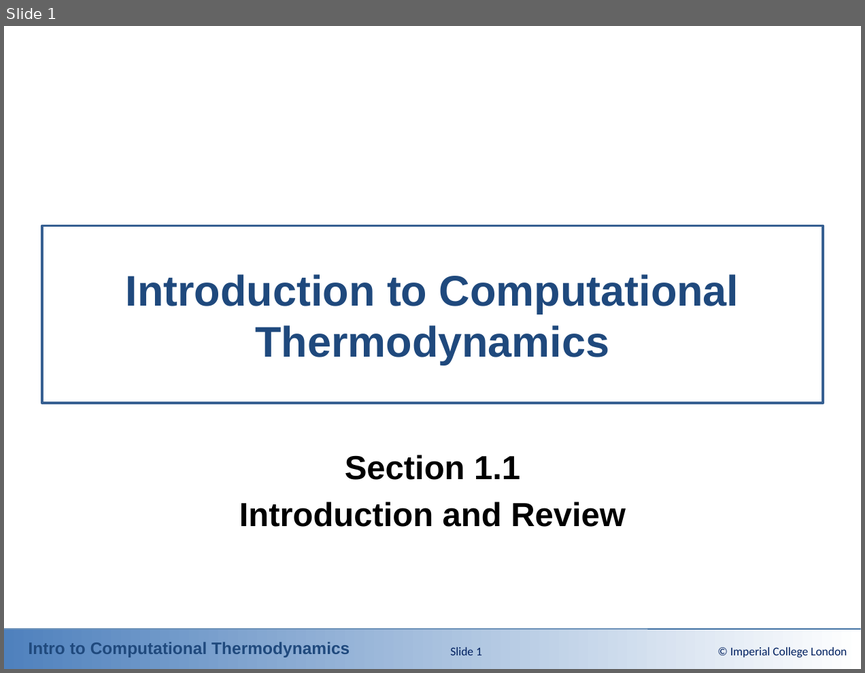
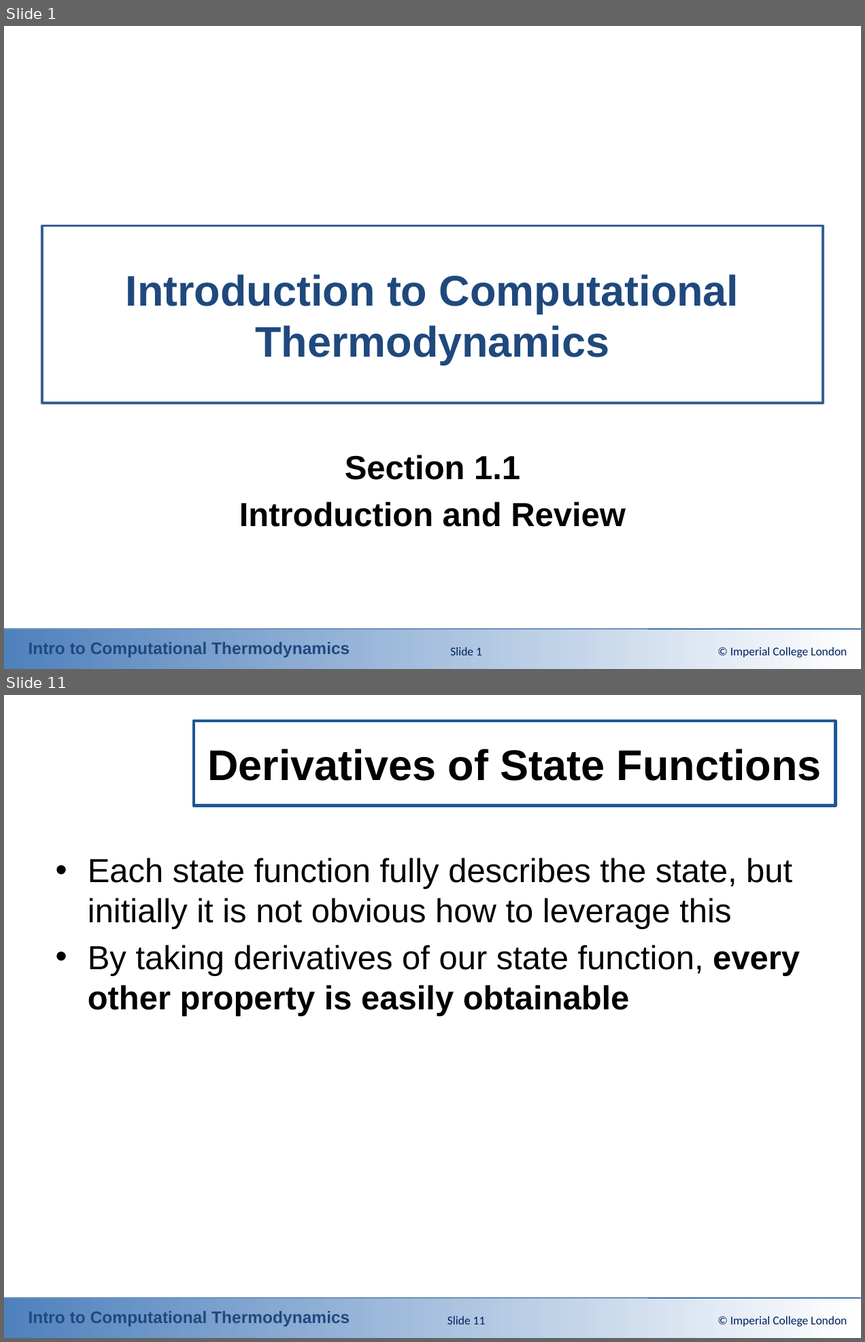
Before and after one commit to ClapeyronThermo/introduction-to-computational-thermodynamics, a slide deck: Part 1 - Review/Powerpoint Slides/1-1_Introduction.pptx. Shown one above the other, each under a label of ours: slide 1 before the commit, slides 1 and 11 after it; the slides between them are not shown. The pictures are 865x673 and 865x1342 pixels, drawn with LibreOffice and Linux fonts; fonts in the diff are those of the drawing; background and template pictures are left out. Boxes give left, top, right and bottom in pixels: in the first picture for what was removed or moved away, otherwise in the second. Text is boxed around its words. In the diff, an @@ line names an element or a change of style, - is before the commit and + after.

```diff
--- a/Part 1 - Review/Powerpoint Slides/1-1_Introduction.pptx
+++ b/Part 1 - Review/Powerpoint Slides/1-1_Introduction.pptx
@@ slide 11 added at bbox=[4, 695, 861, 1338], background #FFFFFF; not listed: 3 template elements that a slide beside it also shows @@
@@ title added at bbox=[193, 721, 835, 806], outline #1E5792 2.5 pt, 36 pt, text #000000, bold @@
+Derivatives of State Functions
@@ text added at bbox=[88, 858, 800, 1016], 28 pt, text #000000 @@
+• Each state function fully describes the state, but initially it is not obvious how to leverage this
+• By taking derivatives of our state function, every other property is easily obtainable
@@ page number added at bbox=[447, 1316, 485, 1324], 10 pt, text #002060 @@
+Slide 11
@@ text added at bbox=[730, 1316, 847, 1326], 10 pt, text #002060 @@
+© Imperial College London
```
Also in this commit, not shown: 3 slides changed, 18 other slides added, 15 other files.
